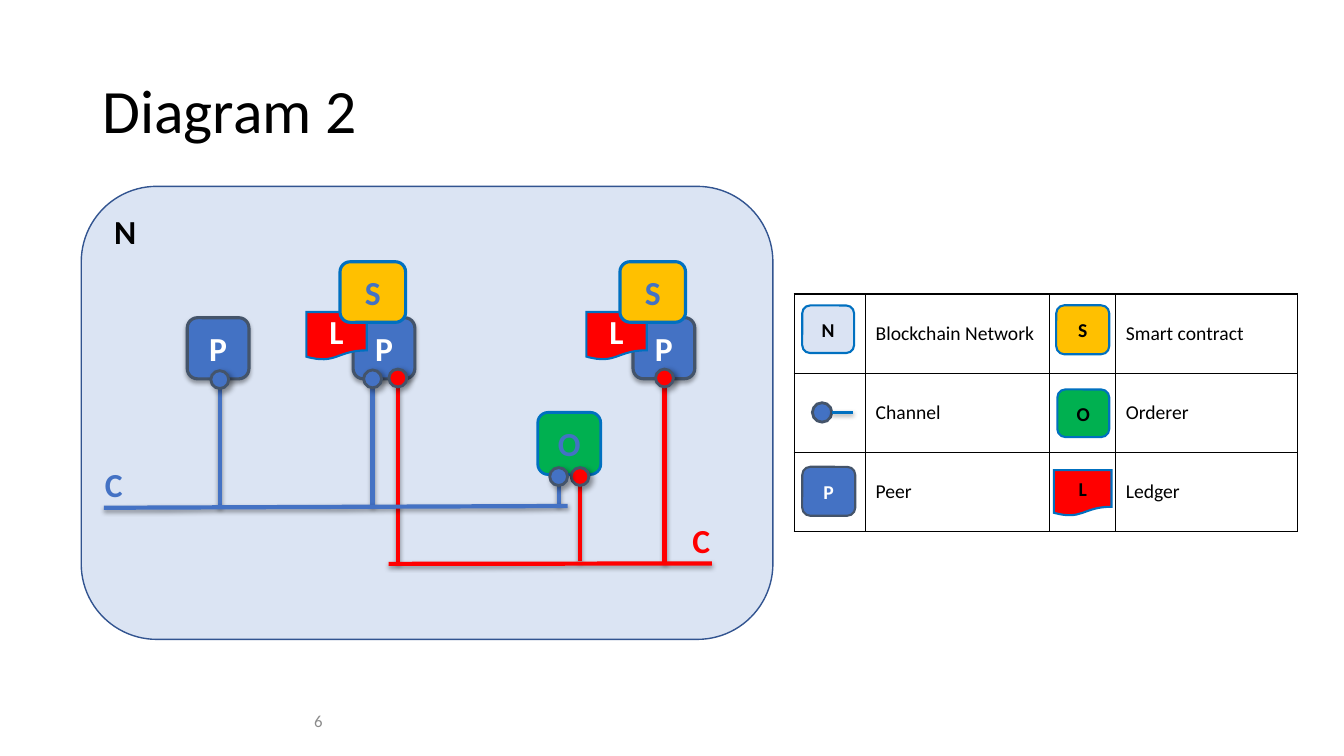
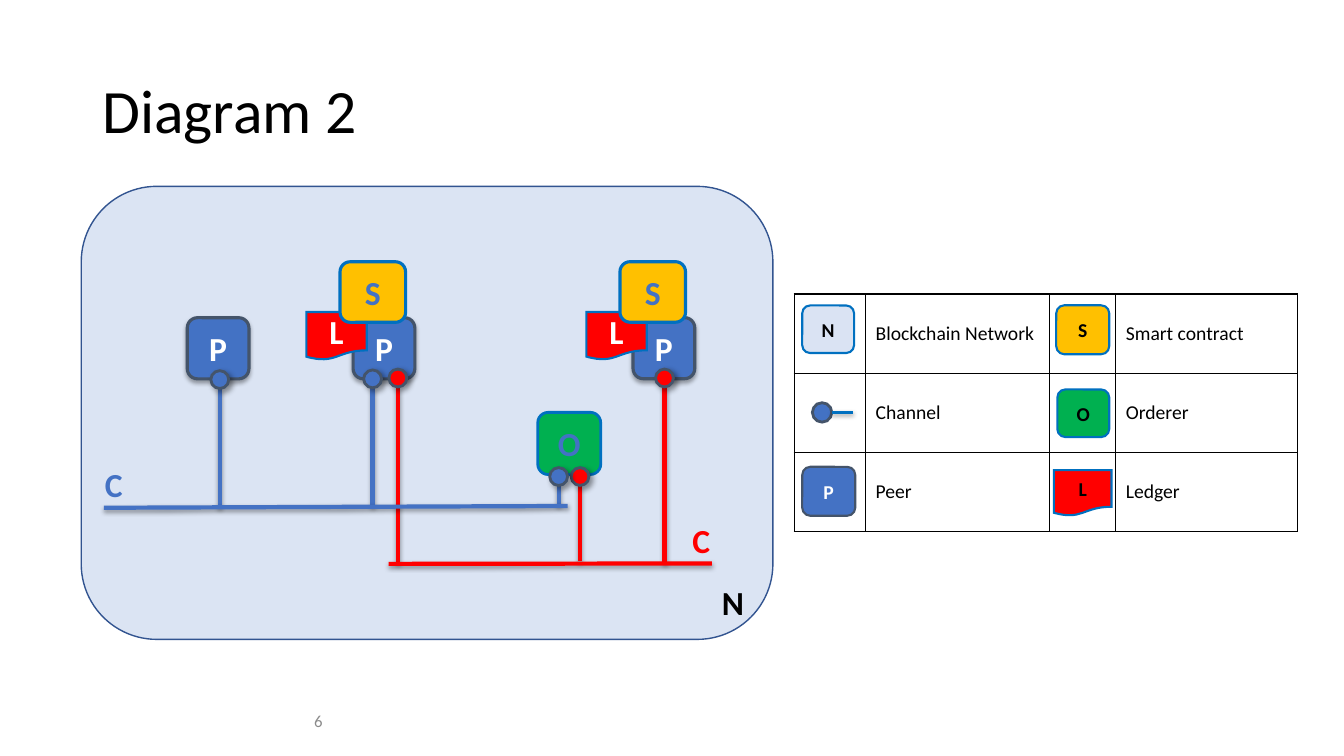
Before and after one commit to FabricTOC/FabricTOC, a slide deck: slide 6 of docs/OtherSourceMaterial/Diagrams.pptx. Drawn at 1344x756 pixels with LibreOffice and Linux fonts; fonts in the diff are those of the drawing. Boxes give left, top, right and bottom in pixels: in the first picture for what was removed or moved away, otherwise in the second. Text is boxed around its words. In the diff, an @@ line names an element or a change of style, - is before the commit and + after.

```diff
--- a/docs/OtherSourceMaterial/Diagrams.pptx
+++ b/docs/OtherSourceMaterial/Diagrams.pptx
@@ text "N" rewrapped from (x1=114, y1=222, x2=136, y2=244) to (x1=722, y1=593, x2=744, y2=624) @@
```
Also in this commit, not shown: 2 other slides changed, 5 slides added, 1 other file.
